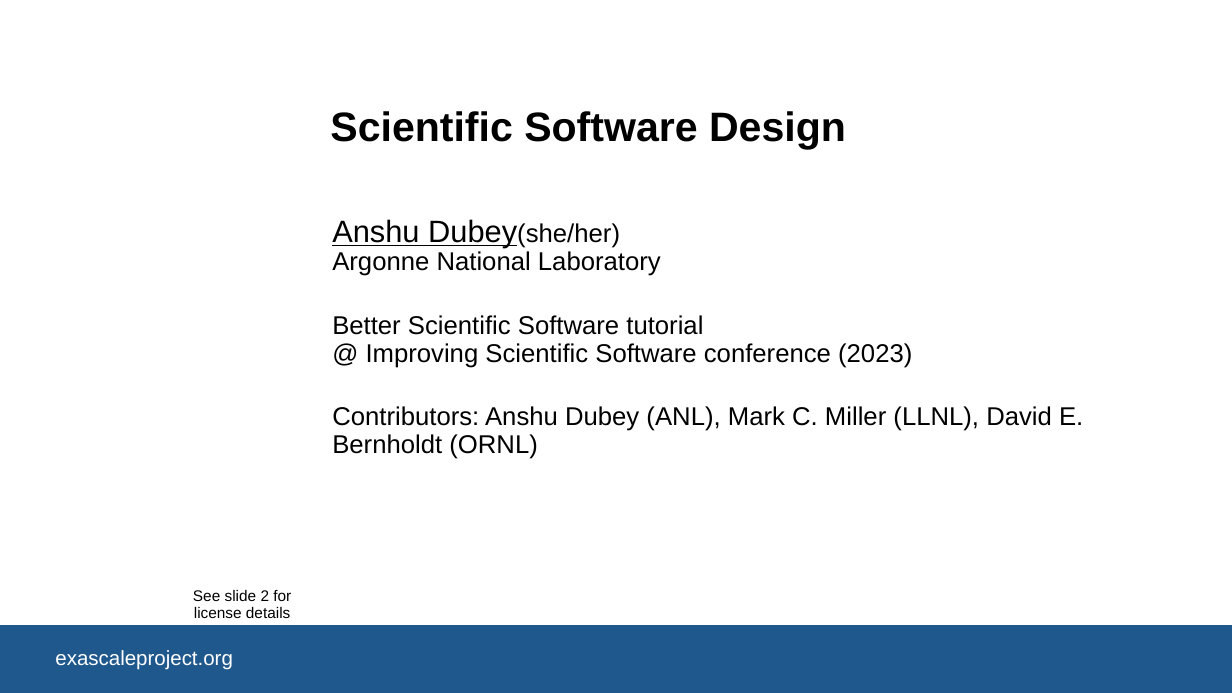
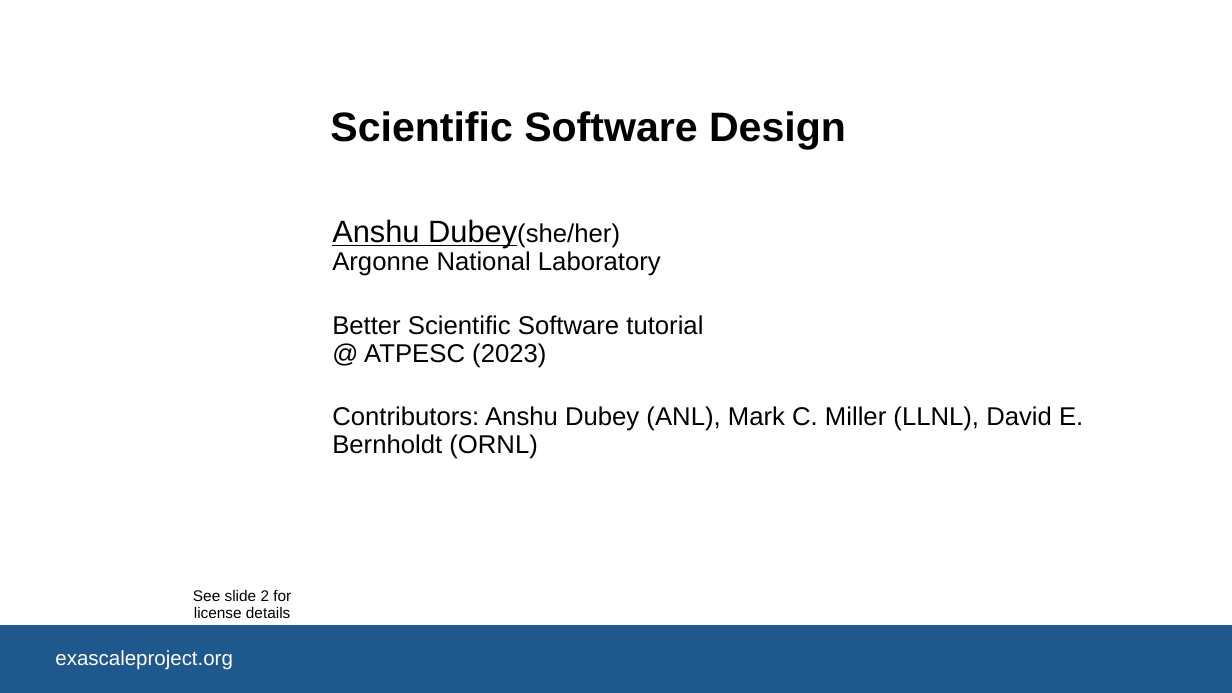
Before and after one commit to bssw-tutorial/presentations, a slide deck: slide 1 of design.pptx. Drawn at 1232x693 pixels with LibreOffice and Linux fonts; fonts in the diff are those of the drawing; background and template pictures are left out. Boxes give left, top, right and bottom in pixels: in the first picture for what was removed or moved away, otherwise in the second. Text is boxed around its words. In the diff, an @@ line names an element or a change of style, - is before the commit and + after.

```diff
--- a/design.pptx
+++ b/design.pptx
@@ subtitle at (x1=332, y1=315, x2=703, y2=368): text changed @@
-Better Scientific Software tutorial
-@ Improving Scientific Software conference (2023)
+Better Scientific Software tutorial
+@ ATPESC (2023)
```
Also in this commit, not shown: 3 other slides changed, 18 slides removed, 1 other file.
